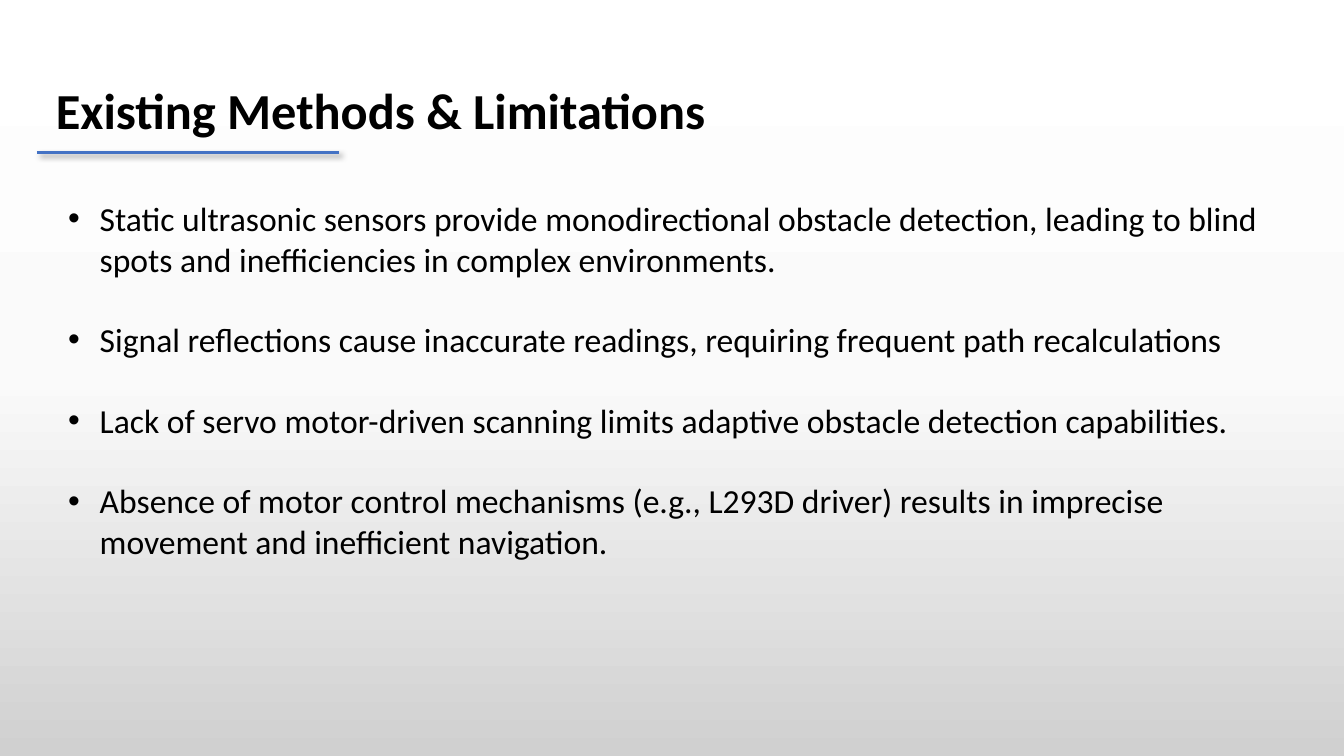
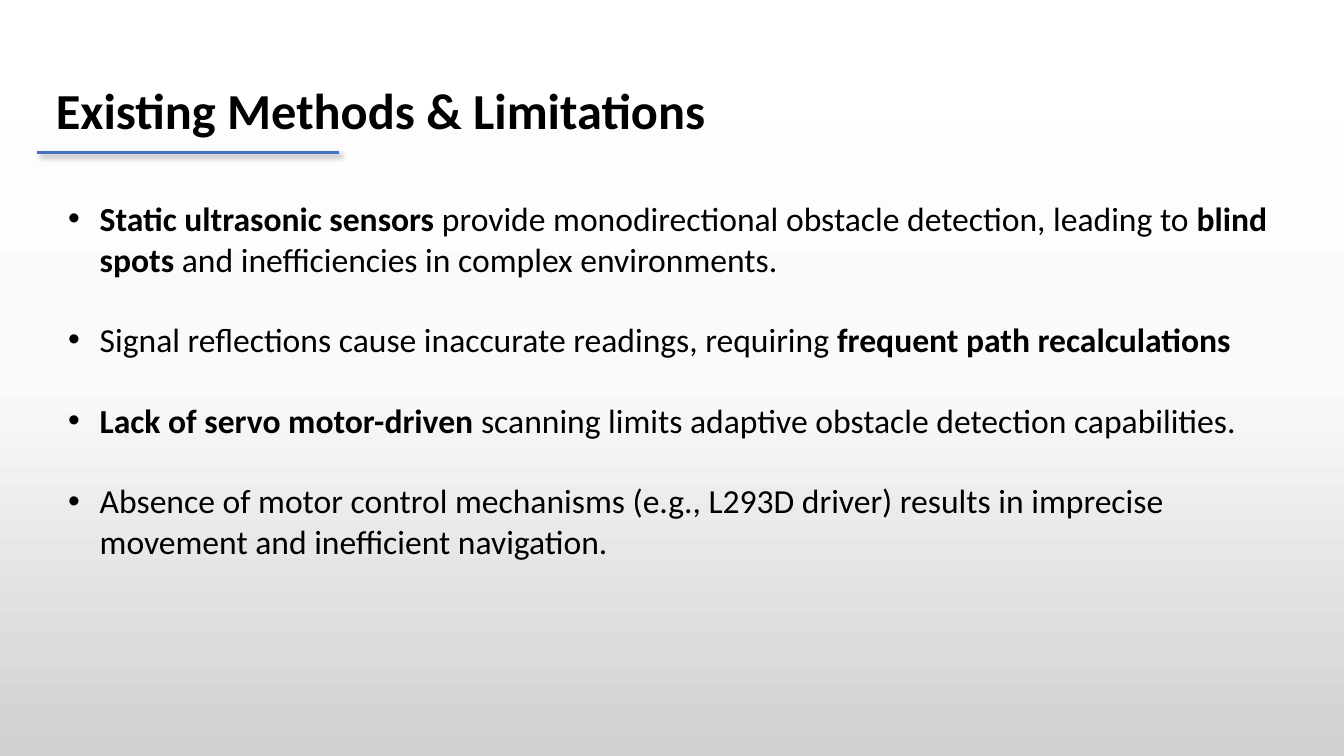
Before and after one commit to dheeraj78/project-4-2, a slide deck: slide 18 of Batch 8 .pptx (slide 17 before the commit). Drawn at 1344x756 pixels with LibreOffice and Linux fonts; fonts in the diff are those of the drawing. Boxes give left, top, right and bottom in pixels: in the first picture for what was removed or moved away, otherwise in the second. Text is boxed around its words. In the diff, an @@ line names an element or a change of style, - is before the commit and + after.

Commit message:
updated 10/03/2025

```diff
--- a/Batch 8 .pptx
+++ b/Batch 8 .pptx
@@ text at (x1=100, y1=207, x2=1268, y2=439): bold on in "Static ultrasonic sensors blind spots", "frequent path recalculations", "Lack of servo motor-driven" @@
```
Also in this commit, not shown: 2 slides added, 1 slide removed.
